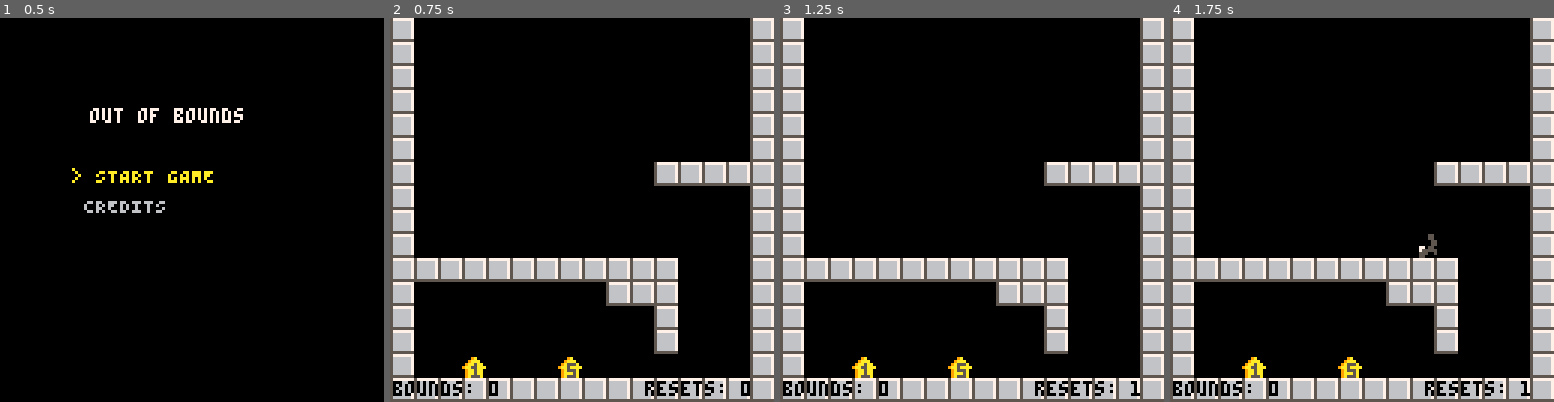
Above: before the commit, frames 1-4 (left to right).
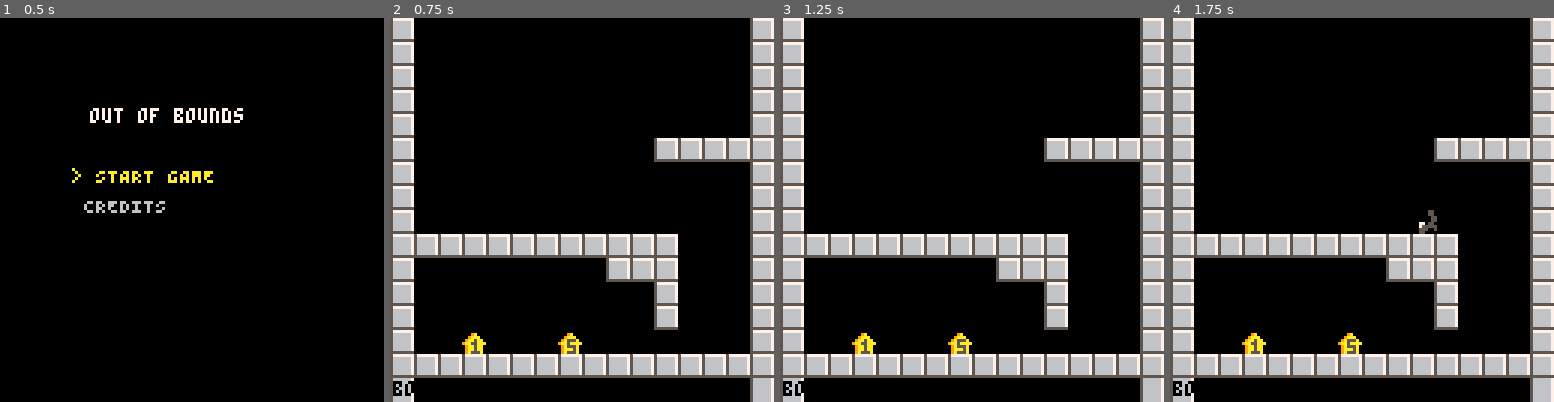
Above: after the commit, the same moments.

Repository: bardunbar/ggj-21
Game: PICO-8 cartridge carts/ggj-21.p8
The game is run twice, just before and just after one commit, with the same random seed, the same clock (stepped at 60 frames per second) and the same inputs.
Inputs:
- Up to frame 1 (0.5 s): tap X (X key) at 0.33 s
- Up to frame 2 (0.75 s): tap O (Z key) at 0.7 s
- Up to frame 3 (1.25 s): tap X (X key) at 1.07 s
- Up to frame 4 (1.75 s): hold Right from 1.6 s (still down); tap O (Z key) at 1.7 s

Frame 1 is identical in both runs. In frame 2, 22% of the frame differs, in the area x 0-100%, y 31-100%; in frame 3, 23%; in frame 4, 23%.

Commit message:
Adding tutorial maps

Diff:
--- a/carts/ggj-21.p8
+++ b/carts/ggj-21.p8
@@ -225,13 +225,29 @@
 0200000000000000000000020000000271000000020000000000020000000071710000000000000000555600000000717100000000000000005400650056007100000000000000000000000000000000000000000000000000000000000000000000000000000000000000000000000000000000000000000000000000000000
 0200003000000031000000000000000271000000020000000000000031000071710000000000007000650000000000717100003100000000000000550000007100000000000000000000000000000000000000000000000000000000000000000000000000000000000000000000000000000000000000000000000000000000
 0202020202020202020202020202020202727272727272727272727272727202704040414142427000754042414042707040424240424240424242750000427000000000000000000000000000000000000000000000000000000000000000000000000000000000000000000000000000000000000000000000000000000000
-…(10 lines of a section not shown)…
+7100000000000000000000000000007171000000000000000000000000000071000000000000000000000000000000000000000000000000000000000000000000000000000000000000000000000000000000000000000000000000000000000000000000000000000000000000000000000000000000000000000000000000
+7100000000000000000000000000007171000000000000000000000000000071000000000000000000000000000000000000000000000000000000000000000000000000000000000000000000000000000000000000000000000000000000000000000000000000000000000000000000000000000000000000000000000000
+7100000000000000000000000000007171000000000000000000000000000071000000000000000000000000000000000000000000000000000000000000000000000000000000000000000000000000000000000000000000000000000000000000000000000000000000000000000000000000000000000000000000000000
+7100000000000000000000000000007171000000000000000000000000000071000000000000000000000000000000000000000000000000000000000000000000000000000000000000000000000000000000000000000000000000000000000000000000000000000000000000000000000000000000000000000000000000
+7100000000000000000000000000007171000000000000000000000000000071000000000000000000000000000000000000000000000000000000000000000000000000000000000000000000000000000000000000000000000000000000000000000000000000000000000000000000000000000000000000000000000000
+7100000000000000000000000000007171000000000000000000000000000071000000000000000000000000000000000000000000000000000000000000000000000000000000000000000000000000000000000000000000000000000000000000000000000000000000000000000000000000000000000000000000000000
+7100000000000000000000000000007171000000000000000000000000000071000000000000000000000000000000000000000000000000000000000000000000000000000000000000000000000000000000000000000000000000000000000000000000000000000000000000000000000000000000000000000000000000
+7100000000000000000000000000007171000000000000000000000000000071000000000000000000000000000000000000000000000000000000000000000000000000000000000000000000000000000000000000000000000000000000000000000000000000000000000000000000000000000000000000000000000000
+7100000000000000000000000000007171000000000000000000000000000071000000000000000000000000000000000000000000000000000000000000000000000000000000000000000000000000000000000000000000000000000000000000000000000000000000000000000000000000000000000000000000000000
+7100000000000000000000000000007171000000000000000000000000000071000000000000000000000000000000000000000000000000000000000000000000000000000000000000000000000000000000000000000000000000000000000000000000000000000000000000000000000000000000000000000000000000
+7144454600000000000000000000007171000000000000000000000000000071000000000000000000000000000000000000000000000000000000000000000000000000000000000000000000000000000000000000000000000000000000000000000000000000000000000000000000000000000000000000000000000000
+7154555600000000000000000000007171000000000000000000000000000071000000000000000000000000000000000000000000000000000000000000000000000000000000000000000000000000000000000000000000000000000000000000000000000000000000000000000000000000000000000000000000000000
+7100740000000000000000000000007171000000000000000000000000000071000000000000000000000000000000000000000000000000000000000000000000000000000000000000000000000000000000000000000000000000000000000000000000000000000000000000000000000000000000000000000000000000
+7100550000000000000000000000000071000000000000000000000000000000000000000000000000000000000000000000000000000000000000000000000000000000000000000000000000000000000000000000000000000000000000000000000000000000000000000000000000000000000000000000000000000000
+7100740000000000000000000000000071000000000000300000656500000000000000000000000000000000000000000000000000000000000000000000000000000000000000000000000000000000000000000000000000000000000000000000000000000000000000000000000000000000000000000000000000000000
+4240424042404240414042404140424040414042404140424041747440414042000000000000000000000000000000000000000000000000000000000000000000000000000000000000000000000000000000000000000000000000000000000000000000000000000000000000000000000000000000000000000000000000
+…(10 lines of a section not shown)…
--- a/carts/whiteboxLevel.lua
+++ b/carts/whiteboxLevel.lua
@@ -5,7 +5,7 @@
 -- Start required interface
 function whiteboxLevel:init(inGameContext)
     super.init(self, inGameContext)
-    self.mx, self.my = 0, 0
+    self.mx, self.my = 0, 1
 end
 
 function whiteboxLevel:onEnterScreen()
